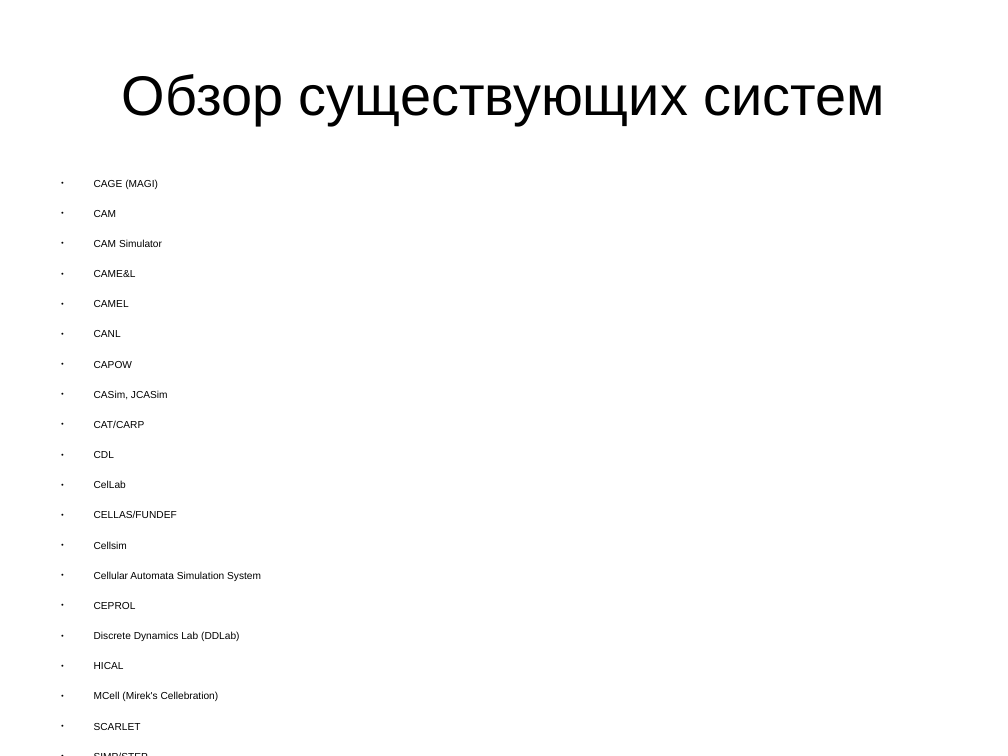
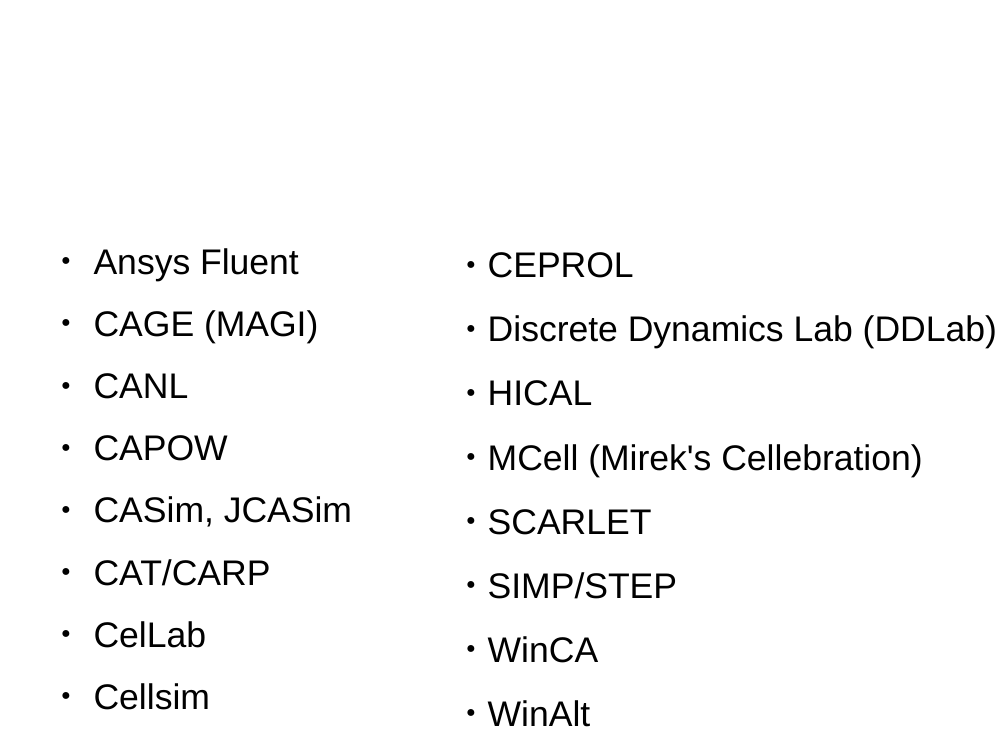
Before and after one commit to zaic/cavis, a slide deck: slide 7 of doc/issc.odp. Drawn at 1008x756 pixels with LibreOffice and Linux fonts; fonts in the diff are those of the drawing; background and template pictures are left out. Boxes give left, top, right and bottom in pixels: in the first picture for what was removed or moved away, otherwise in the second. Text is boxed around its words. In the diff, an @@ line names an element or a change of style, - is before the commit and + after.

```diff
--- a/doc/issc.odp
+++ b/doc/issc.odp
@@ title "Обзор существующих систем" at bbox=[50, 29, 762, 156]: size 44 to 44.8 pt, text colour #000000 to #FFFFFF; alignment centre to left @@
@@ text removed at bbox=[94, 179, 261, 730] @@
-● CAGE (MAGI)
-● CAM
-● CAM Simulator
-● CAME&L
-● CAMEL
-● CANL
-● CAPOW
-● CASim, JCASim
-● CAT/CARP
-● CDL
-● CelLab
-● CELLAS/FUNDEF
-● Cellsim
-● Cellular Automata Simulation System
-● CEPROL
-● Discrete Dynamics Lab (DDLab)
-● HICAL
-● MCell (Mirek's Cellebration)
-● SCARLET
-● SIMP/STEP
-● WinCA
-● WinAlt
-● Ansys Fluent
@@ text added at bbox=[94, 248, 352, 710], 28 pt, text #000000 @@
+● Ansys Fluent
+● CAGE (MAGI)
+● CANL
+● CAPOW
+● CASim, JCASim
+● CAT/CARP
+● CelLab
+● Cellsim
@@ text added at bbox=[488, 252, 997, 727], 28 pt, text #000000 @@
+● CEPROL
+● Discrete Dynamics Lab (DDLab)
+● HICAL
+● MCell (Mirek's Cellebration)
+● SCARLET
+● SIMP/STEP
+● WinCA
+● WinAlt
```
Also in this commit, not shown: 14 other slides changed, 4 other files.
